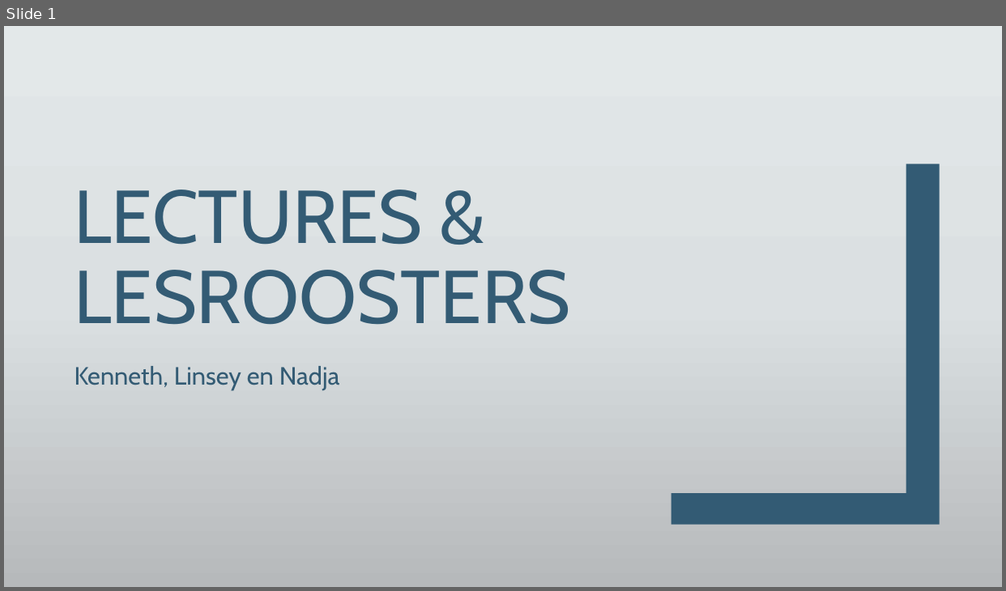
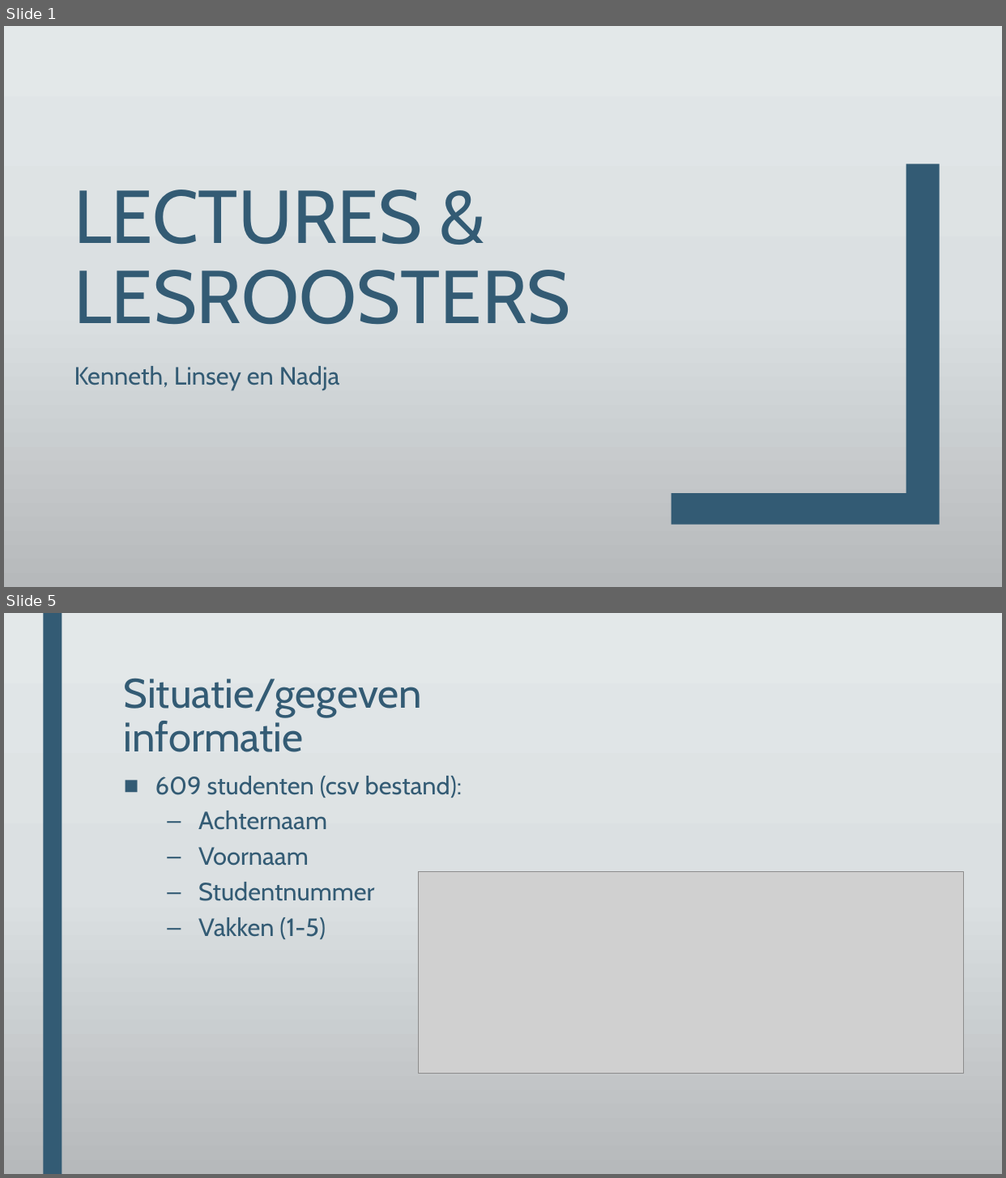
Before and after one commit to DeRoostermakers/Heuristieken, a slide deck: Presentaties/Week1/Lectures & Lesroosters Inleiding.pptx. Shown one above the other, each under a label of ours: slide 1 before the commit, slides 1 and 5 after it; the slides between them are not shown. The pictures are 1006x591 and 1006x1178 pixels, drawn with LibreOffice and Linux fonts; fonts in the diff are those of the drawing; grey boxes stand for pictures; background and template pictures are left out. Boxes give left, top, right and bottom in pixels: in the first picture for what was removed or moved away, otherwise in the second. Text is boxed around its words. In the diff, an @@ line names an element or a change of style, - is before the commit and + after.

```diff
--- a/Presentaties/Week1/Lectures & Lesroosters Inleiding.pptx
+++ b/Presentaties/Week1/Lectures & Lesroosters Inleiding.pptx
@@ slide 5 added at (4, 613, 1002, 1174), background gradient #E3E8EA to #DCE0E2 to #B6BABC @@
@@ rectangle added at (43, 613, 62, 1174), fill #335B74 @@
@@ title added at (124, 678, 422, 752), 39.6 pt, text #335B74 @@
+Situatie/gegeven informatie
@@ text added at (155, 776, 462, 939), 24 pt, text #335B74 @@
+■ 609 studenten (csv bestand):
+  – Achternaam
+  – Voornaam
+  – Studentnummer
+  – Vakken (1-5)
@@ picture added at (418, 872, 964, 1073) @@
```
Also in this commit, not shown: 1 slide changed, 5 other slides added, 2 slides removed, 13 other files.
